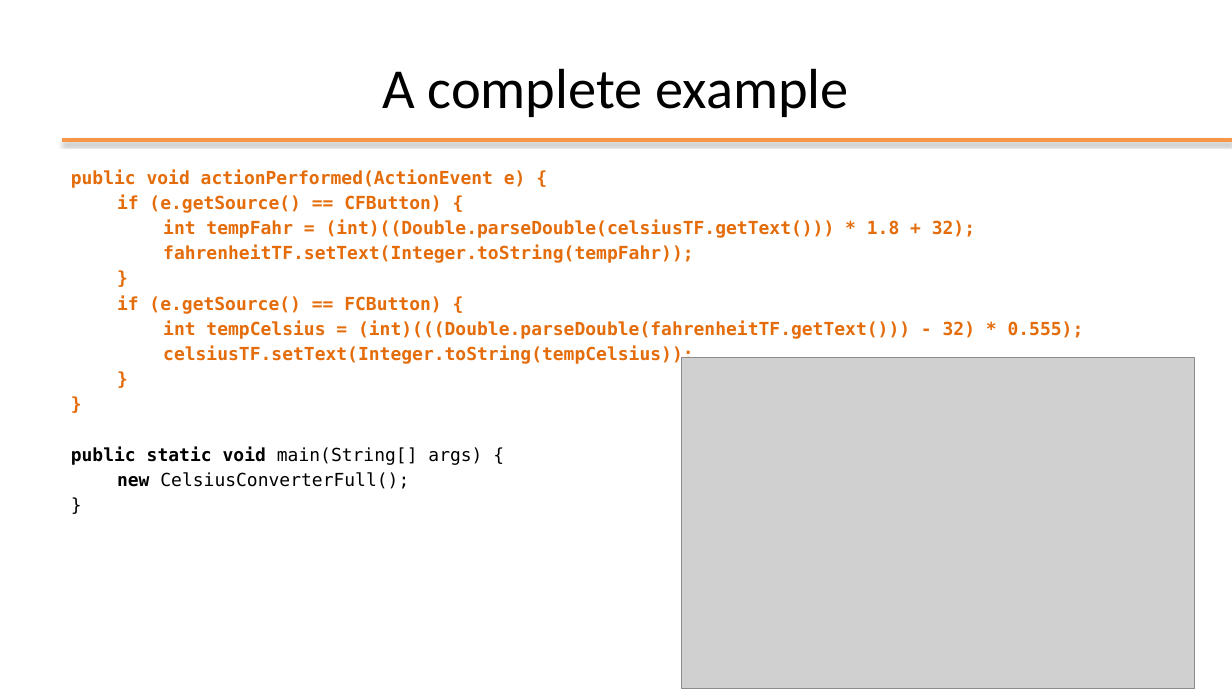
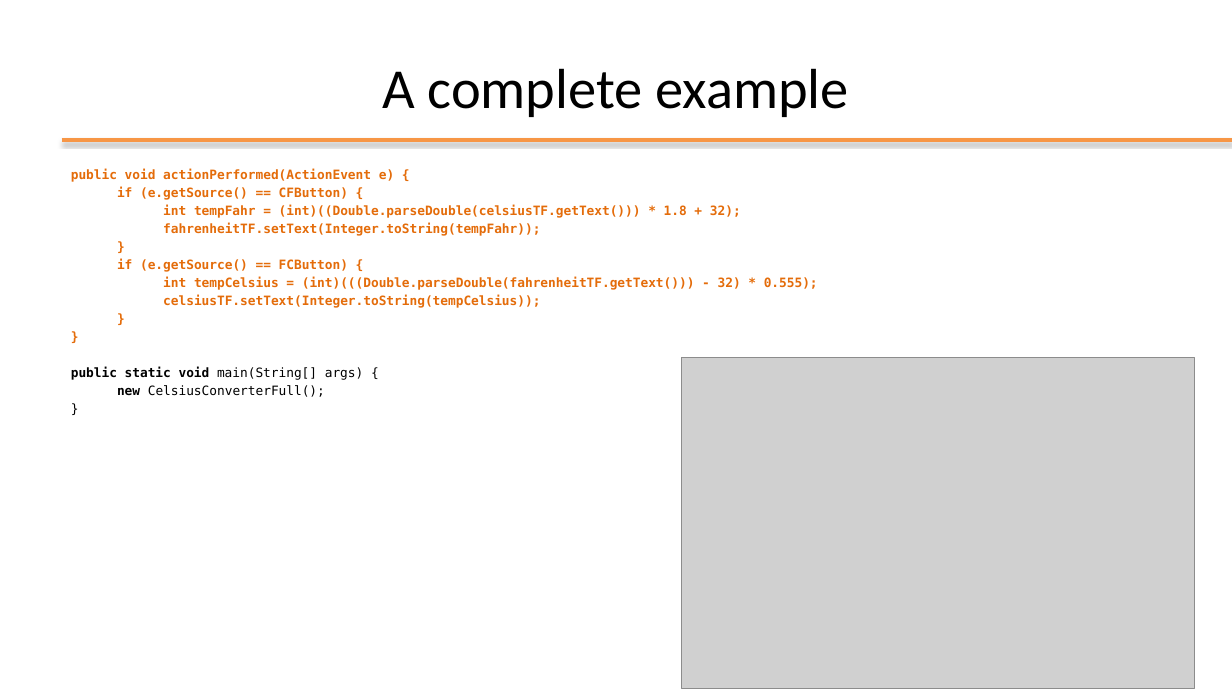
Before and after one commit to plctechnician/ooprogramming, a slide deck: slide 47 of java/slides/ppt/09 - Java Swing Framework.pptx. Drawn at 1232x693 pixels with LibreOffice and Linux fonts; fonts in the diff are those of the drawing; grey boxes stand for pictures; background and template pictures are left out. Boxes give left, top, right and bottom in pixels: in the first picture for what was removed or moved away, otherwise in the second. Text is boxed around its words. In the diff, an @@ line names an element or a change of style, - is before the commit and + after.

```diff
--- a/java/slides/ppt/09 - Java Swing Framework.pptx
+++ b/java/slides/ppt/09 - Java Swing Framework.pptx
@@ text "public void actionPerformed(ActionEvent e) {" at (x1=71, y1=168, x2=818, y2=397): size 14 to 10 pt @@
```
Also in this commit, not shown: 3 other slides changed, 15 other files.
